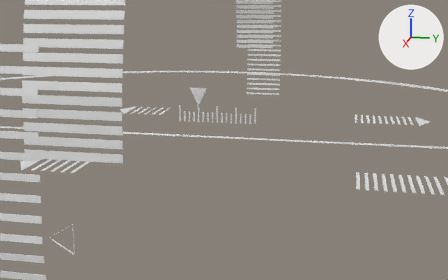
An edit to the FBX model Assets/Model/SeminoleReference.fbx, drawn before and after from the same camera.
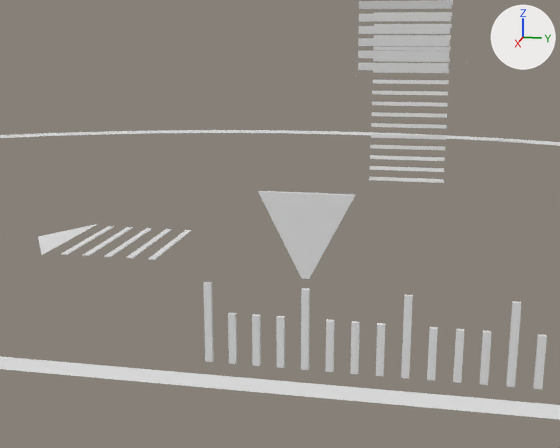
Each version appears first from a camera (50 mm lens) standing at (6.692, 2.231, 1.044) and looking at (0.486, 0.99, -0.508), and next in a close-up from a camera (50 mm lens) standing at (1.886, 0.946, 0.323) and looking at (0.436, 0.656, -0.039). Lighting does not change. The marker at upper right points along +X, +Y and +Z. Where no turn or scale is listed for an object, it has been applied to the vertices.

Objects in the first close-up: 'Centerline', 'ReferenceCircle', 'cgArrow', 'cgMarkerShort.003', 'cgMarkerTall.002', 'cgMarkerTall.003', 'cgMarkerTall.004', 'rollingForcesMarkers.000', 'rollingForcesMarkers.001', 'rollingForcesMarkers.002', 'rollingForcesMarkers.003', 'rollingForcesMarkers.004'.
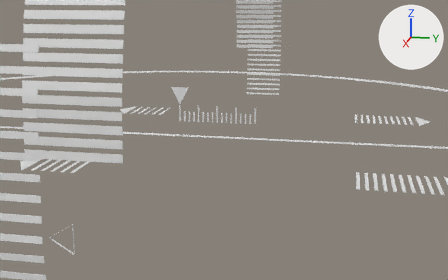
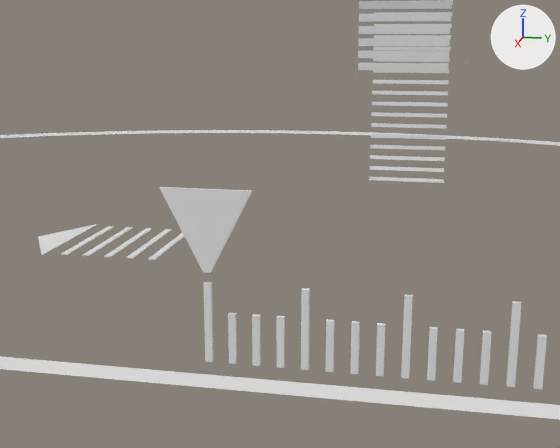
Edits to the bpy script that builds the scene:
```text
Change ob_cgarrow:
    ob_cgarrow.location: (0.0, 0.0, 0.0) -> (0.0, -0.2, 0.0)
```

What differs and where, as boxes [x1, y1, x2, y2] in the close-ups (560 x 448 px):
'cgArrow', moved
    before: [258, 191, 355, 279]
    after: [160, 187, 253, 273]
